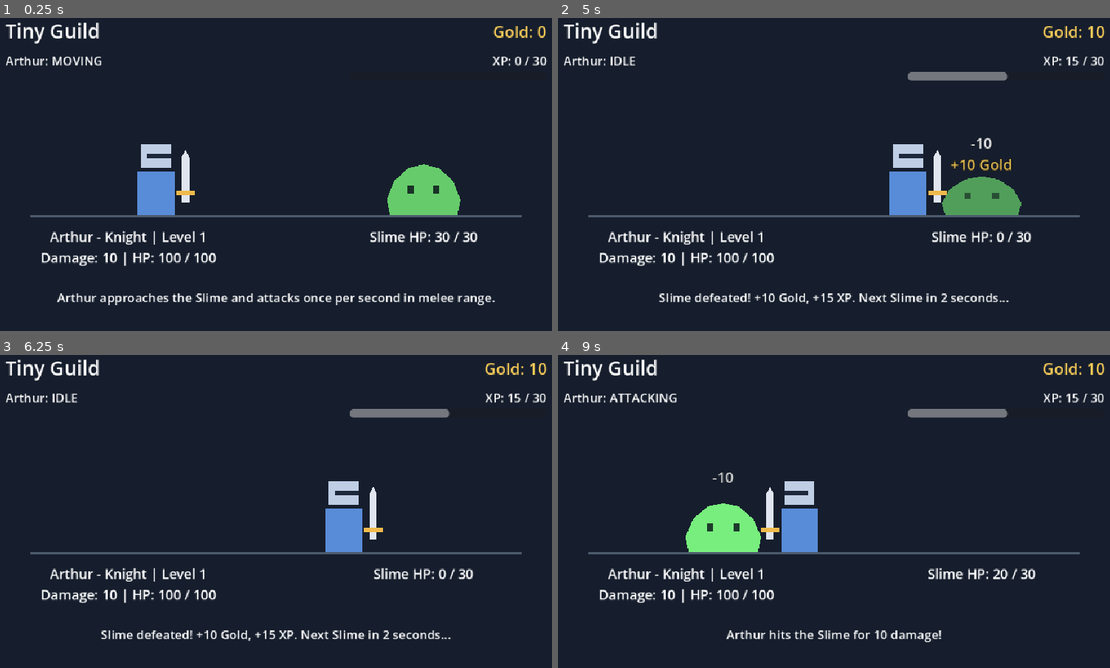
Above: before the commit, frames 1-4 (two rows, left to right).
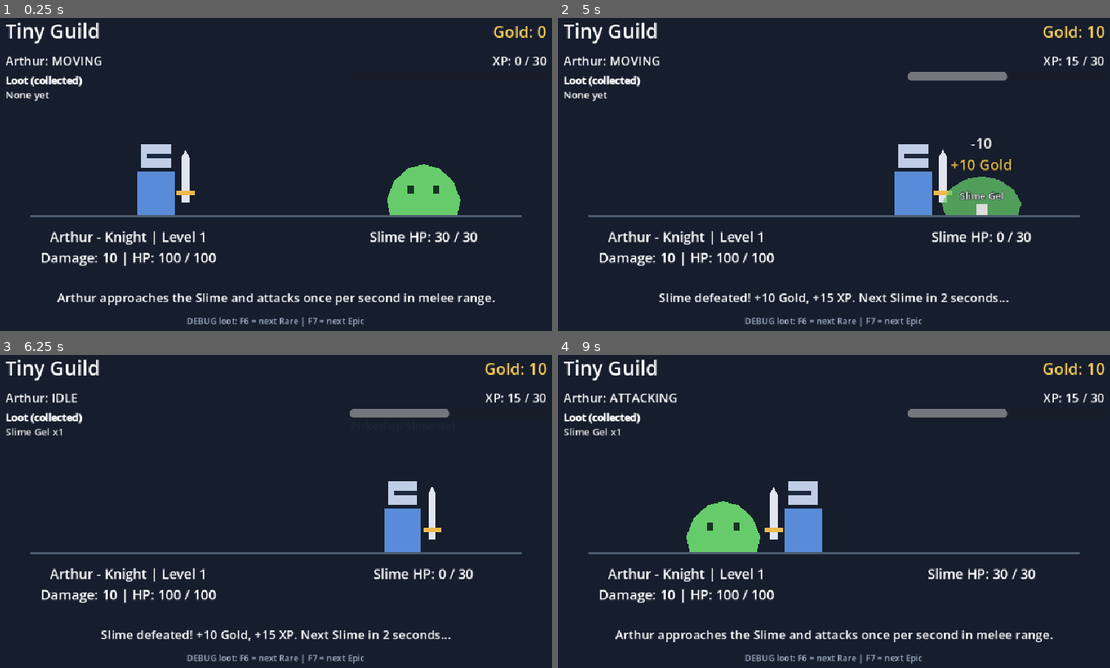
Above: after the commit, the same moments.

Repository: ilkimsevinc/tiny-guild
Game: Godot game, scene res://scenes/main.tscn
The game is run twice, just before and just after one commit, with the same random seed, the same clock (stepped at 60 frames per second) and the same inputs.
Inputs:
- Up to frame 1 (0.25 s): no input
- Up to frame 2 (5 s): tap Enter at 0.5, 3.5 s; tap Space at 2.75 s
- Up to frame 3 (6.25 s): no input
- Up to frame 4 (9 s): tap Space at 6.5 s; tap Enter at 8.75 s

The runs differ from the first frame. In frame 1, 0.7% of the frame differs, in the area x 1-66%, y 18-99%; in frame 2, 1.8%; in frame 3, 3.7%; in frame 4, 4.3%, in the area x 1-90%, y 18-99%.

Commit message:
Milestone 4: implement loot tables, rarity-based drops, ground loot, and auto pickup

Diff:
--- /dev/null
+++ b/data/items/old_shield.tres
@@ -0,0 +1,12 @@
+[gd_resource type="Resource" script_class="ItemData" load_steps=2 format=3]
+
+[ext_resource type="Script" path="res://scripts/item_data.gd" id="1"]
+
+[resource]
+script = ExtResource("1")
+id = "old_shield"
+display_name = "Old Shield"
+item_type = 2
+rarity = 0
+base_value = 15
+description = "An old shield with a few dents."
--- /dev/null
+++ b/data/items/rusty_sword.tres
@@ -0,0 +1,12 @@
+[gd_resource type="Resource" script_class="ItemData" load_steps=2 format=3]
+
+[ext_resource type="Script" path="res://scripts/item_data.gd" id="1"]
+
+[resource]
+script = ExtResource("1")
+id = "rusty_sword"
+display_name = "Rusty Sword"
+item_type = 1
+rarity = 0
+base_value = 20
+description = "A worn sword with a rusty blade."
--- /dev/null
+++ b/data/items/slime_crown.tres
@@ -0,0 +1,12 @@
+[gd_resource type="Resource" script_class="ItemData" load_steps=2 format=3]
+
+[ext_resource type="Script" path="res://scripts/item_data.gd" id="1"]
+
+[resource]
+script = ExtResource("1")
+id = "slime_crown"
+display_name = "Slime Crown"
+item_type = 4
+rarity = 3
+base_value = 250
+description = "A curious purple crown fit for a tiny Slime."
--- /dev/null
+++ b/data/items/slime_gel.tres
@@ -0,0 +1,12 @@
+[gd_resource type="Resource" script_class="ItemData" load_steps=2 format=3]
+
+[ext_resource type="Script" path="res://scripts/item_data.gd" id="1"]
+
+[resource]
+script = ExtResource("1")
+id = "slime_gel"
+display_name = "Slime Gel"
+item_type = 0
+rarity = 0
+base_value = 5
+description = "A small glob of gel left behind by a Slime."
--- /dev/null
+++ b/data/items/slime_ring.tres
@@ -0,0 +1,12 @@
+[gd_resource type="Resource" script_class="ItemData" load_steps=2 format=3]
+
+[ext_resource type="Script" path="res://scripts/item_data.gd" id="1"]
+
+[resource]
+script = ExtResource("1")
+id = "slime_ring"
+display_name = "Slime Ring"
+item_type = 3
+rarity = 2
+base_value = 100
+description = "A blue ring found inside a Slime."
--- /dev/null
+++ b/scenes/ground_loot.tscn
@@ -0,0 +1,21 @@
+[gd_scene load_steps=2 format=3]
+
+[ext_resource type="Script" path="res://scripts/ground_loot.gd" id="1"]
+
+[node name="GroundLoot" type="Node2D"]
+z_index = 2
+script = ExtResource("1")
+
+[node name="Shape" type="Polygon2D" parent="."]
+polygon = PackedVector2Array(-9, -18, 9, -18, 9, 0, -9, 0)
+
+[node name="NameLabel" type="Label" parent="."]
+offset_left = -100.0
+offset_top = -43.0
+offset_right = 100.0
+offset_bottom = -20.0
+mouse_filter = 2
+theme_override_font_sizes/font_size = 16
+theme_override_colors/font_outline_color = Color(0.05, 0.07, 0.1, 1)
+theme_override_constants/outline_size = 3
+horizontal_alignment = 1
--- a/scenes/main.tscn
+++ b/scenes/main.tscn
@@ -26,6 +26,8 @@
 [node name="RespawnTimer" type="Timer" parent="."]
 wait_time = 2.0
 one_shot = true
+
+[node name="GroundLoot" type="Node2D" parent="."]
 
 [node name="UI" type="CanvasLayer" parent="."]
 
@@ -89,3 +91,24 @@
 mouse_filter = 2
 max_value = 30.0
 show_percentage = false
+
+[node name="LootHistory" type="RichTextLabel" parent="UI"]
+offset_left = 40.0
+offset_top = 120.0
+offset_right = 310.0
+offset_bottom = 230.0
+mouse_filter = 2
+theme_override_font_sizes/normal_font_size = 16
+theme_override_font_sizes/bold_font_size = 16
+bbcode_enabled = true
+text = "[b]Loot (collected)[/b]\nNone yet"
+scroll_active = false
+
+[node name="LootDebugLabel" type="Label" parent="UI"]
+offset_left = 40.0
+offset_top = 513.0
+offset_right = 920.0
+theme_override_font_sizes/font_size = 14
+theme_override_colors/font_color = Color(0.65, 0.7, 0.8, 1)
+text = "DEBUG loot: F6 = next Rare | F7 = next Epic"
+horizontal_alignment = 1
--- a/scripts/arthur.gd
+++ b/scripts/arthur.gd
@@ -10,6 +10,7 @@
 
 var state: State = State.IDLE
 var target: Node2D
+var loot_target: Node2D
 var attack_tween: Tween
 
 @onready var attack_timer: Timer = $AttackTimer
@@ -28,7 +29,15 @@
 
 func _physics_process(delta: float) -> void:
 	if not is_instance_valid(target):
-		_set_state(State.IDLE)
+		# Use the respawn pause to approach loot; combat always has priority.
+		if is_instance_valid(loot_target):
+			_set_state(State.MOVING)
+			var loot_offset: Vector2 = loot_target.global_position - global_position
+			if not is_zero_approx(loot_offset.x):
+				visuals.scale.x = signf(loot_offset.x)
+			global_position = global_position.move_toward(loot_target.global_position, MOVE_SPEED * delta)
+		else:
+			_set_state(State.IDLE)
 		return
 
 	var offset: Vector2 = target.global_position - global_position
--- a/scripts/floating_text.gd
+++ b/scripts/floating_text.gd
@@ -1,11 +1,14 @@
 extends Node2D
 
 
-# Presentation only: callers supply text, color, and a spawn position.
-func play(message: String, text_color: Color) -> void:
+# Presentation only; callers may request larger, longer-lived rare-loot messages.
+func play(message: String, text_color: Color, font_size: int = 24, duration: float = 0.8) -> void:
 	$Label.text = message
 	$Label.modulate = text_color
+	$Label.add_theme_font_size_override("font_size", font_size)
+	$Label.offset_left = -180.0
+	$Label.offset_right = 180.0
 	var tween: Tween = create_tween().set_parallel(true)
-	tween.tween_property(self, "position:y", position.y - 45.0, 0.8)
-	tween.tween_property(self, "modulate:a", 0.0, 0.8)
+	tween.tween_property(self, "position:y", position.y - 45.0, duration)
+	tween.tween_property(self, "modulate:a", 0.0, duration)
 	tween.chain().tween_callback(queue_free)
--- /dev/null
+++ b/scripts/ground_loot.gd
@@ -0,0 +1,20 @@
+extends Node2D
+
+signal picked_up(item: ItemData)
+
+var item: ItemData
+var collected: bool = false
+
+
+func _ready() -> void:
+	$Shape.color = item.rarity_color()
+	$NameLabel.text = item.display_name
+	$NameLabel.modulate = item.rarity_color()
+
+
+func collect() -> void:
+	if collected:
+		return
+	collected = true
+	picked_up.emit(item)
+	queue_free()
--- /dev/null
+++ b/scripts/item_data.gd
@@ -0,0 +1,30 @@
+class_name ItemData
+extends Resource
+
+enum ItemType { MATERIAL, WEAPON, ARMOR, ACCESSORY, RELIC }
+enum Rarity { COMMON, UNCOMMON, RARE, EPIC, LEGENDARY, MYTHIC }
+
+@export var id: String = ""
+@export var display_name: String = ""
+@export var item_type: ItemType = ItemType.MATERIAL
+@export var rarity: Rarity = Rarity.COMMON
+@export var base_value: int = 0
+@export_multiline var description: String = ""
+
+
+func rarity_name() -> String:
+	return Rarity.keys()[rarity]
+
+
+func rarity_color() -> Color:
+	match rarity:
+		Rarity.UNCOMMON: return Color("#70d879")
+		Rarity.RARE: return Color("#69b5ff")
+		Rarity.EPIC: return Color("#c58aff")
+		Rarity.LEGENDARY: return Color("#ffb34d")
+		Rarity.MYTHIC: return Color("#ff5fae")
+		_: return Color("#dddddd")
+
+
+func is_rare_or_higher() -> bool:
+	return rarity >= Rarity.RARE
--- /dev/null
+++ b/scripts/loot_table.gd
@@ -0,0 +1,32 @@
+extends RefCounted
+
+# One integer roll out of 100: 91 item outcomes and 9 empty outcomes.
+const ITEMS: Array[ItemData] = [
+	preload("res://data/items/slime_gel.tres"),
+	preload("res://data/items/rusty_sword.tres"),
+	preload("res://data/items/old_shield.tres"),
+	preload("res://data/items/slime_ring.tres"),
+	preload("res://data/items/slime_crown.tres"),
+]
+const CHANCES: Array[int] = [50, 20, 15, 5, 1]
+
+var rng: RandomNumberGenerator = RandomNumberGenerator.new()
+
+
+func _init() -> void:
+	rng.randomize()
+
+
+func roll() -> ItemData:
+	return item_for_roll(rng.randi_range(0, 99))
+
+
+# Separate selection from randomness so every outcome can be tested exactly.
+func item_for_roll(value: int) -> ItemData:
+	assert(value >= 0 and value < 100)
+	var threshold: int = 0
+	for index in range(ITEMS.size()):
+		threshold += CHANCES[index]
+		if value < threshold:
+			return ITEMS[index]
+	return null
--- a/scripts/main.gd
+++ b/scripts/main.gd
@@ -4,6 +4,16 @@
 const FLOATING_TEXT_SCENE = preload("res://scenes/floating_text.tscn")
 const GOLD_PER_SLIME: int = 10
 const XP_PER_SLIME: int = 15
+const PICKUP_RANGE: float = 36.0
+const GROUND_LOOT_SCENE = preload("res://scenes/ground_loot.tscn")
+const LOOT_TABLE = preload("res://scripts/loot_table.gd")
+
+var loot_table = LOOT_TABLE.new()
+var collected_items: Dictionary[String, int] = {}
+var collected_item_data: Dictionary[String, ItemData] = {}
+var recent_item_ids: Array[String] = []
+# Development only: F6/F7 override one kill, then normal rates resume.
+var debug_next_drop: ItemData
 
 var gold: int = 0
 var slime: Node2D
@@ -20,9 +30,13 @@
 @onready var arthur_label: Label = $UI/ArthurLabel
 @onready var xp_label: Label = $UI/XPLabel
 @onready var xp_bar: ProgressBar = $UI/XPBar
+@onready var ground_loot: Node2D = $GroundLoot
+@onready var loot_history: RichTextLabel = $UI/LootHistory
+@onready var loot_debug_label: Label = $UI/LootDebugLabel
 
 
 func _ready() -> void:
+	loot_debug_label.visible = OS.is_debug_build()
 	arthur.attacked.connect(_on_arthur_attacked)
 	arthur.state_changed.connect(_on_arthur_state_changed)
 	arthur.progression.stats_changed.connect(_update_arthur_stats)
@@ -61,11 +75,11 @@
 	_show_floating_text("-%d" % amount, slime.position + Vector2(0, -100), Color.WHITE)
 
 
-func _show_floating_text(message: String, effect_position: Vector2, text_color: Color) -> void:
+func _show_floating_text(message: String, effect_position: Vector2, text_color: Color, font_size: int = 24, duration: float = 0.8) -> void:
 	var effect = FLOATING_TEXT_SCENE.instantiate()
 	add_child(effect)
 	effect.position = effect_position
-	effect.play(message, text_color)
+	effect.play(message, text_color, font_size, duration)
 
 
 func _update_slime_hp(current_hp: int) -> void:
@@ -83,6 +97,13 @@
 	status_label.text = "Slime defeated! +10 Gold, +15 XP. Next Slime in 2 seconds..."
 	respawn_timer.start()
 	_show_floating_text("+10 Gold", defeated_position + Vector2(0, -65), Color(1, 0.82, 0.35))
+	var drop: ItemData = loot_table.roll()
+	if OS.is_debug_build() and debug_next_drop != null:
+		drop = debug_next_drop
+		debug_next_drop = null
+		loot_debug_label.text = "DEBUG loot: F6 = next Rare | F7 = next Epic"
+	if drop != null:
+		_spawn_ground_loot(drop, defeated_position)
 
 func _update_arthur_stats() -> void:
 	var stats = arthur.progression
@@ -96,3 +117,72 @@
 
 func _on_arthur_leveled_up() -> void:
 	_show_floating_text("LEVEL UP!", arthur.position + Vector2(0, -145), Color(0.5, 0.9, 1))
+
+
+func _physics_process(_delta: float) -> void:
+	var nearest: Node2D
+	var nearest_distance: float = INF
+	for loot in ground_loot.get_children():
+		if loot.collected:
+			continue
+		var distance: float = arthur.global_position.distance_to(loot.global_position)
+		if distance <= PICKUP_RANGE:
+			loot.collect()
+		elif distance < nearest_distance:
+			nearest = loot
+			nearest_distance = distance
+	arthur.loot_target = nearest
+
+
+func _spawn_ground_loot(item: ItemData, drop_position: Vector2) -> Node2D:
+	var loot = GROUND_LOOT_SCENE.instantiate()
+	loot.item = item
+	loot.position = drop_position
+	loot.picked_up.connect(_on_loot_picked_up)
+	ground_loot.add_child(loot)
+	if item.is_rare_or_higher():
+		_show_floating_text("%s DROP!\n%s" % [item.rarity_name(), item.display_name],
+			drop_position + Vector2(0, -240), item.rarity_color(), 30, 1.8)
+	return loot
+
+
+func _on_loot_picked_up(item: ItemData) -> void:
+	collected_items[item.id] = collected_items.get(item.id, 0) + 1
+	collected_item_data[item.id] = item
+	recent_item_ids.erase(item.id)
+	recent_item_ids.push_front(item.id)
+	_update_loot_history()
+	var message: String = "Picked up " + item.display_name
+	var font_size: int = 18
+	var duration: float = 0.8
+	if item.is_rare_or_higher():
+		message = "%s PICKUP: %s" % [item.rarity_name(), item.display_name]
+		font_size = 24
+		duration = 1.5
+	_show_floating_text(message, arthur.position + Vector2(0, -145),
+		item.rarity_color(), font_size, duration)
+
+
+func _update_loot_history() -> void:
+	loot_history.text = "[b]Loot (collected)[/b]"
+	for item_id in recent_item_ids.slice(0, 5):
+		var item: ItemData = collected_item_data[item_id]
+		loot_history.text += "\n[color=#%s]%s x%d[/color]" % [
+			item.rarity_color().to_html(false), item.display_name, collected_items[item_id]
+		]
+
+
+func _unhandled_key_input(event: InputEvent) -> void:
+	# Temporary manual testing controls, disabled in release builds.
+	if not OS.is_debug_build() or not event is InputEventKey:
+		return
+	if not event.pressed or event.echo:
+		return
+	if event.keycode == KEY_F6:
+		debug_next_drop = preload("res://data/items/slime_ring.tres")
+	elif event.keycode == KEY_F7:
+		debug_next_drop = preload("res://data/items/slime_crown.tres")
+	else:
+		return
+	loot_debug_label.text = "DEBUG: next kill drops " + debug_next_drop.display_name
+	get_viewport().set_input_as_handled()
--- /dev/null
+++ b/tests/milestone4_check.gd
@@ -0,0 +1,166 @@
+# Run: godot --headless --path . --script res://tests/milestone4_check.gd
+extends SceneTree
+
+const LOOT_TABLE = preload("res://scripts/loot_table.gd")
+const MAIN_SCENE = preload("res://scenes/main.tscn")
+var failures: int = 0
+var main: Node2D
+
+
+func _initialize() -> void:
+	run_check.call_deferred()
+
+
+func check(condition: bool, description: String) -> void:
+	if condition:
+		print("PASS: " + description)
+	else:
+		failures += 1
+		printerr("FAIL: " + description)
+
+
+func wait_for(predicate: Callable, seconds: float = 12.0) -> bool:
+	var deadline: int = Time.get_ticks_msec() + int(seconds * 1000)
+	while not predicate.call():
+		if Time.get_ticks_msec() >= deadline:
+			check(false, "Timed out waiting for loot/combat")
+			quit(1)
+			return false
+		await process_frame
+	return true
+
+
+func find_text(message: String) -> Node2D:
+	for child in main.get_children():
+		if child.has_node("Label") and child.get_node("Label").text == message:
+			return child
+	return null
+
+
+func capture(file_name: String) -> void:
+	if DisplayServer.get_name() == "headless":
+		return
+	await RenderingServer.frame_post_draw
+	root.get_texture().get_image().save_png("res://.godot/" + file_name + ".png")
+
+
+func debug_key(key: Key) -> void:
+	var event := InputEventKey.new()
+	event.keycode = key
+	event.pressed = true
+	main._unhandled_key_input(event)
+
+
+func run_check() -> void:
+	var table = LOOT_TABLE.new()
+	var counts: Dictionary[String, int] = {}
+	for value in range(100):
+		var item: ItemData = table.item_for_roll(value)
+		var id: String = item.id if item != null else "none"
+		counts[id] = counts.get(id, 0) + 1
+	check(counts == {"slime_gel": 50, "rusty_sword": 20, "old_shield": 15,
+		"slime_ring": 5, "slime_crown": 1, "none": 9},
+		"A/B: All five items and no-drop have exact configured probabilities")
+	var rarities: Array[int] = [0, 0, 0, 2, 3]
+	for index in range(table.ITEMS.size()):
+		var item: ItemData = table.ITEMS[index]
+		check(item.rarity == rarities[index] and not item.description.is_empty()
+			and item.base_value > 0 and item.item_type == index,
+			"C: Resource fields correct for " + item.display_name)
+	var sample := ItemData.new()
+	var colors: Array[Color] = []
+	for rarity in range(6):
+		sample.rarity = rarity
+		colors.append(sample.rarity_color())
+		check(sample.is_rare_or_higher() == (rarity >= 2), "Rarity feedback classification " + sample.rarity_name())
+	check(colors.size() == 6 and colors[2] != colors[3], "Rarity presentation colors available")
+	table.rng.seed = 42
+	var sequence: Array[ItemData] = []
+	for index in range(20):
+		sequence.append(table.roll())
+	table.rng.seed = 42
+	for index in range(20):
+		check(table.roll() == sequence[index], "Seeded roll repeats")
+	var no_drop_seed: int = -1
+	for candidate in range(1000):
+		table.rng.seed = candidate
+		if table.roll() == null:
+			no_drop_seed = candidate
+			break
+	check(no_drop_seed >= 0, "Deterministic no-drop seed found")
+
+	# Pause movement while inspecting ground lifetime and presentation.
+	main = MAIN_SCENE.instantiate()
+	root.add_child(main)
+	main.set_physics_process(false)
+	main.arthur.set_physics_process(false)
+	var ring: ItemData = table.ITEMS[3]
+	var gel: ItemData = table.ITEMS[0]
+	var loot = main._spawn_ground_loot(ring, Vector2(720, 350))
+	check(loot.item == ring and loot.get_node("NameLabel").text == "Slime Ring"
+		and loot.get_node("Shape").color == ring.rarity_color(), "D: GroundLoot retains ItemData, name, and rarity color")
+	var rare_effect = find_text("RARE DROP!\nSlime Ring")
+	check(is_instance_valid(rare_effect) and rare_effect.get_node("Label").get_theme_font_size("font_size") == 30,
+		"I: Rare drop gets larger named feedback")
+	await capture("m4-rare-ground")
+	await create_timer(0.95).timeout
+	check(is_instance_valid(rare_effect), "I: Rare feedback lasts longer than ordinary 0.8-second text")
+	await create_timer(1.0).timeout
+	check(is_instance_valid(loot) and main.collected_items.is_empty(), "Ground loot persists uncollected outside pickup range")
+	main.arthur.position = loot.position
+	main._physics_process(0.0)
+	loot.collect()
+	await process_frame
+	check(not is_instance_valid(loot), "E: Nearby pickup removes GroundLoot")
+	check(main.collected_items.get("slime_ring") == 1, "F: Pickup is stored exactly once")
+	check(is_instance_valid(find_text("RARE PICKUP: Slime Ring")), "Rare pickup includes rarity")
+	for index in range(3):
+		main._spawn_ground_loot(gel, main.arthur.position)
+	main._physics_process(0.0)
+	await process_frame
+	check(main.collected_items.get("slime_gel") == 3 and main.loot_history.text.contains("Slime Gel x3"),
+		"F: Duplicate materials stack by ID and update history")
+	check(main.arthur.progression.damage == 10 and main.gold == 0
+		and main.arthur.progression.xp == 0, "Collecting items does not equip them or alter combat rewards")
+	main.queue_free()
+	await process_frame
+
+	# Real combat: force one Rare, one Epic, then verify the override is consumed.
+	main = MAIN_SCENE.instantiate()
+	root.add_child(main)
+	debug_key(KEY_F6)
+	check(main.debug_next_drop == ring, "Debug F6 forces next Rare")
+	if not await wait_for(func(): return main.gold == 10):
+		return
+	check(main.arthur.progression.xp == 15, "G: Slime death still gives 10 Gold and 15 XP")
+	check(main.ground_loot.get_child_count() == 1
+		and main.ground_loot.get_child(0).item == ring, "One kill produces exactly one forced Rare")
+	check(main.debug_next_drop == null, "Debug override consumed after one kill")
+	var death_time: int = Time.get_ticks_msec()
+	if not await wait_for(func(): return main.collected_items.get("slime_ring", 0) == 1, 1.5):
+		return
+	check(main.arthur.position.x > 590.0, "Arthur walks into the small pickup range during respawn pause")
+	await capture("m4-rare-pickup")
+	if not await wait_for(func(): return is_instance_valid(main.slime), 2.0):
+		return
+	check(Time.get_ticks_msec() - death_time >= 1900
+		and Time.get_ticks_msec() - death_time <= 2200, "H: Slime respawns after two seconds")
+	debug_key(KEY_F7)
+	if not await wait_for(func(): return main.gold == 20):
+		return
+	check(main.ground_loot.get_child_count() == 1
+		and main.ground_loot.get_child(0).item == table.ITEMS[4], "Debug F7 forces one Epic")
+	check(is_instance_valid(find_text("EPIC DROP!\nSlime Crown")), "I: Epic enhanced feedback appears")
+	check(main.arthur.progression.level == 2 and main.arthur.progression.damage == 12,
+		"Leveling and increased damage preserved")
+	await capture("m4-epic")
+	main.loot_table.rng.seed = no_drop_seed
+	if not await wait_for(func(): return main.collected_items.get("slime_crown", 0) == 1, 1.5):
+		return
+	if not await wait_for(func(): return main.gold == 30):
+		return
+	check(main.ground_loot.get_child_count() == 0 and main.collected_items.size() == 2,
+		"A: Normal no-drop resumes after debug override")
+	check(main.arthur.progression.xp == 15, "No-drop kill still awards XP")
+	print("Milestone 4 check finished: %d failures" % failures)
+	quit(1 if failures > 0 else 0)
Not shown, added: scripts/ground_loot.gd.uid
Not shown, added: scripts/item_data.gd.uid
Not shown, added: scripts/loot_table.gd.uid
Not shown, added: tests/milestone4_check.gd.uid
Not shown, removed: data
